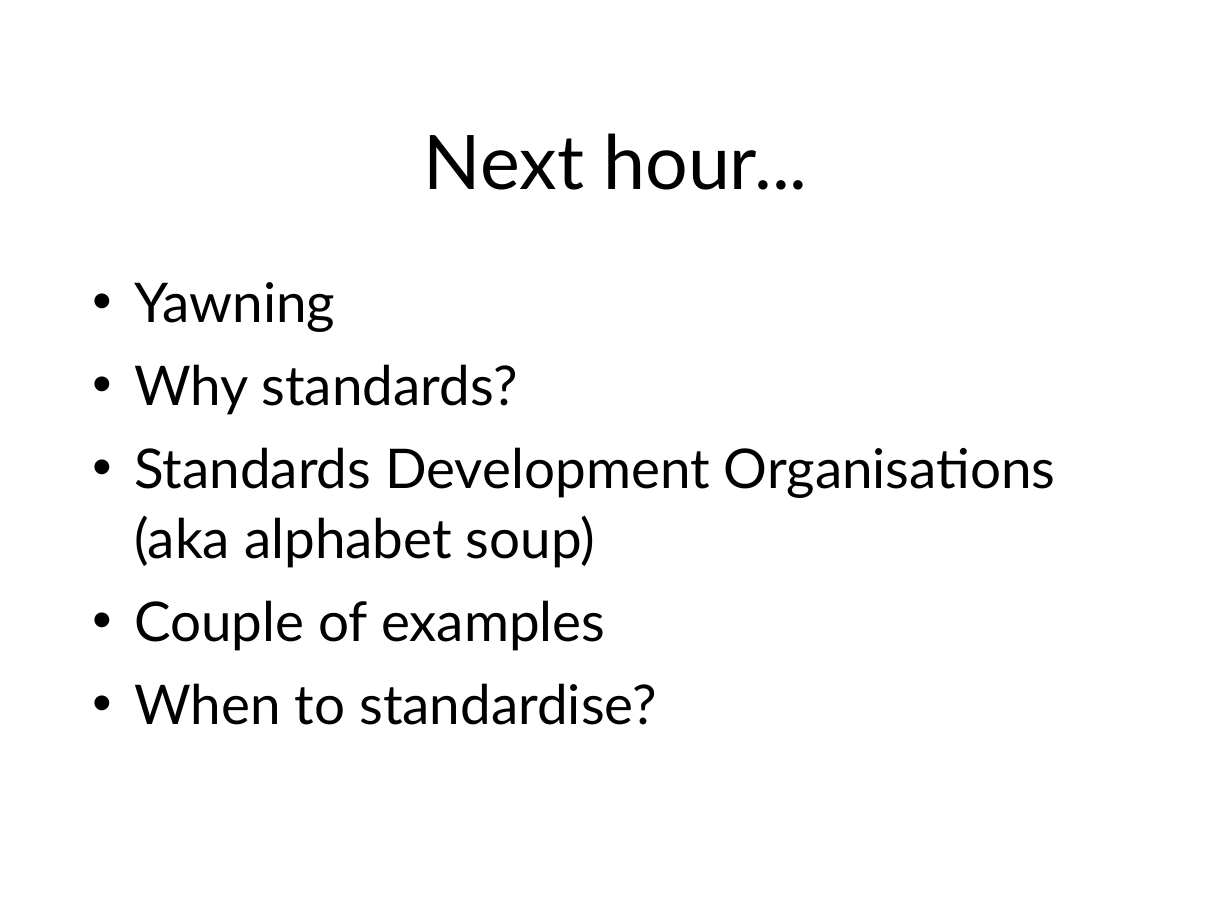
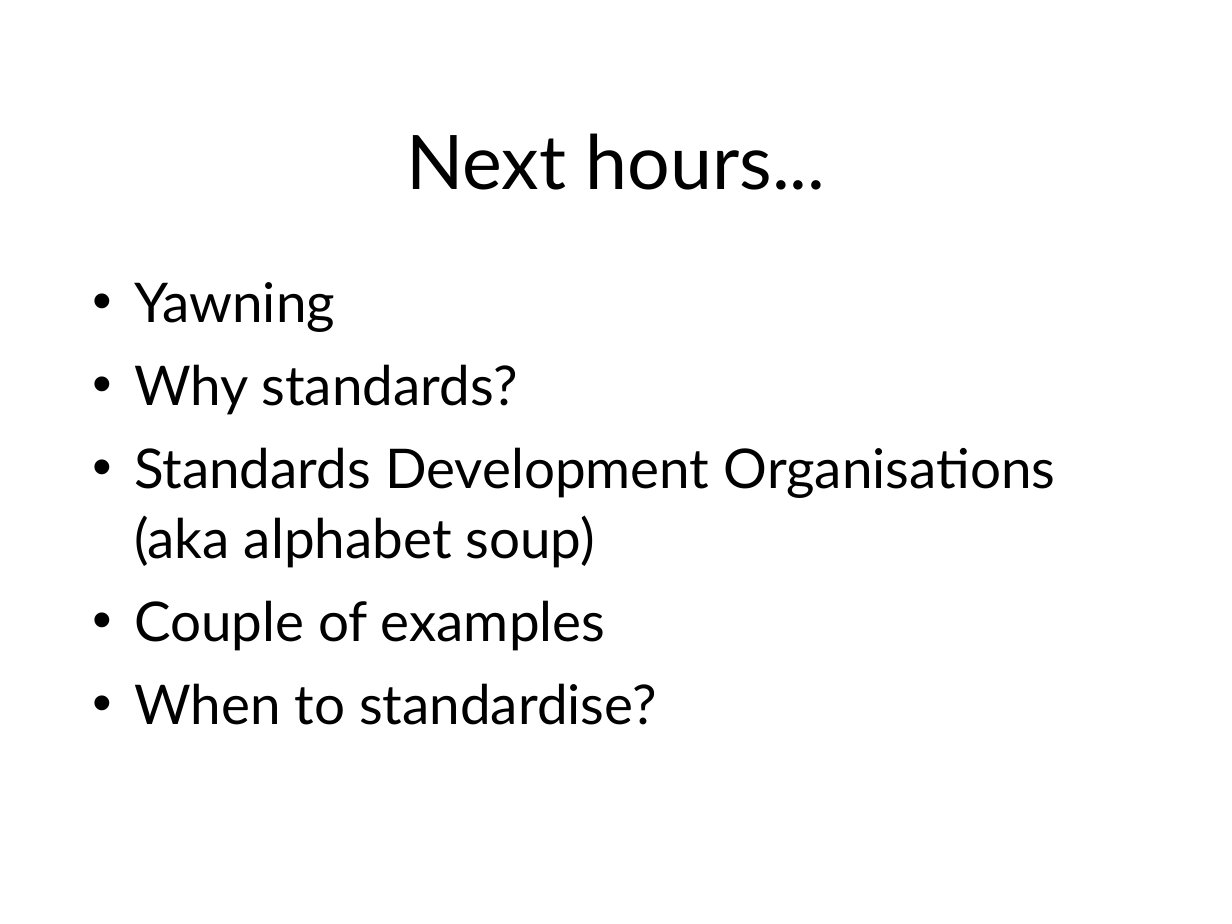
Before and after one commit to sftcd/cs7053, a slide deck: slide 2 of 2016lectures/06-protocols.ppt. Drawn at 1232x924 pixels with LibreOffice and Linux fonts; fonts in the diff are those of the drawing. Boxes give left, top, right and bottom in pixels: in the first picture for what was removed or moved away, otherwise in the second. Text is boxed around its words. In the diff, an @@ line names an element or a change of style, - is before the commit and + after.

```diff
--- a/2016lectures/06-protocols.ppt
+++ b/2016lectures/06-protocols.ppt
@@ title at bbox=[406, 133, 826, 190]: text changed @@
-Next hour...
+Next hours...
```
Also in this commit, not shown: 10 other slides changed, 2 other files.
